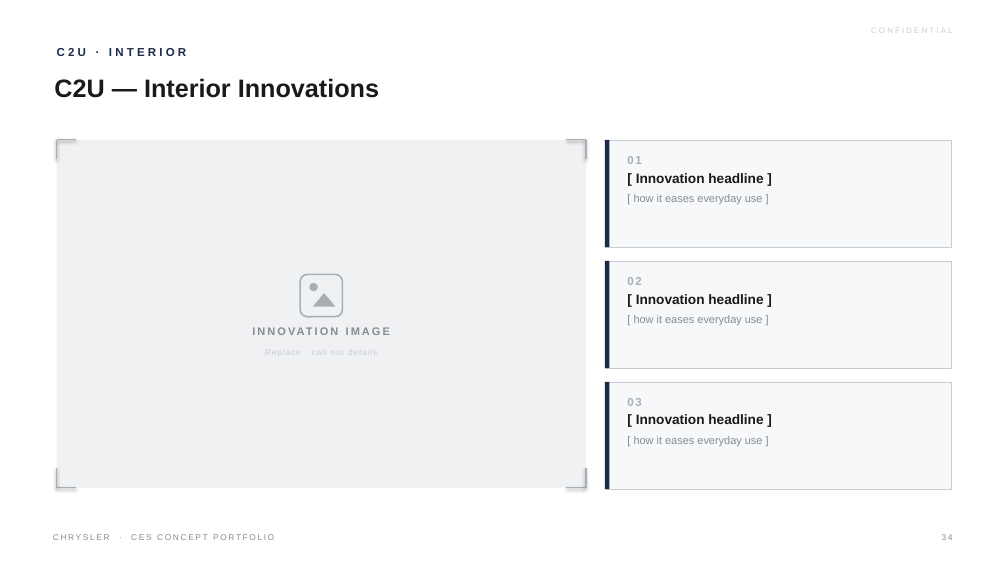
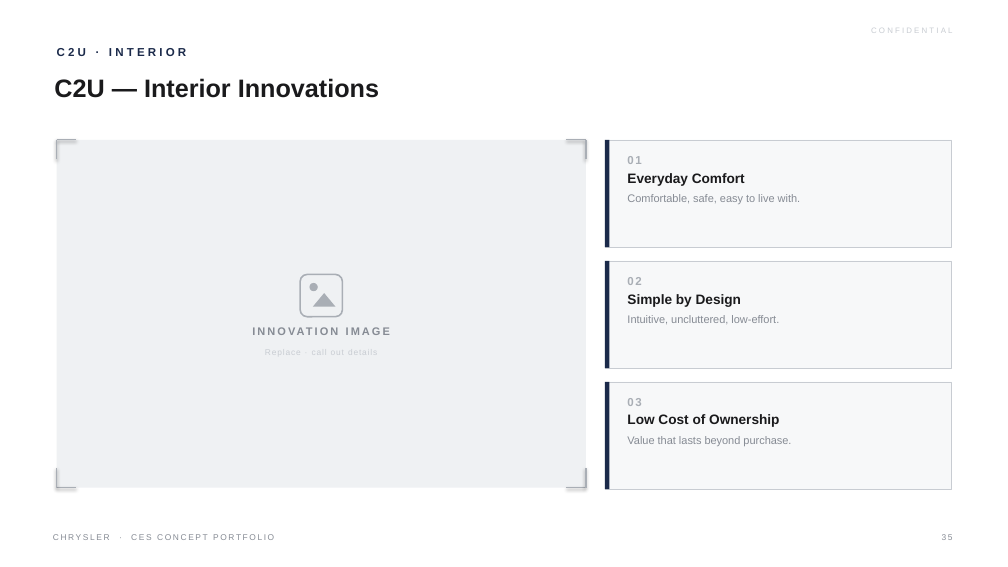
Before and after one commit to LG-Succe55/CLAUDE, a slide deck: slide 35 of Chrysler_CES_Concept_Portfolio.pptx (slide 34 before the commit). Drawn at 1008x567 pixels with LibreOffice and Linux fonts; fonts in the diff are those of the drawing. Boxes give left, top, right and bottom in pixels: in the first picture for what was removed or moved away, otherwise in the second. Text is boxed around its words. In the diff, an @@ line names an element or a change of style, - is before the commit and + after.

```diff
--- a/Chrysler_CES_Concept_Portfolio.pptx
+++ b/Chrysler_CES_Concept_Portfolio.pptx
@@ text at (x1=627, y1=173, x2=801, y2=204): text changed @@
-[ Innovation headline ]
-[ how it eases everyday use ]
+Everyday Comfort
+Comfortable, safe, easy to live with.
@@ text at (x1=627, y1=294, x2=779, y2=324): text changed @@
-[ Innovation headline ]
-[ how it eases everyday use ]
+Simple by Design
+Intuitive, uncluttered, low-effort.
@@ text at (x1=627, y1=414, x2=791, y2=446): text changed @@
-[ Innovation headline ]
-[ how it eases everyday use ]
+Low Cost of Ownership
+Value that lasts beyond purchase.
```
Also in this commit, not shown: 37 other slides changed, 2 slides added, 1 slide removed, 1 other file.
